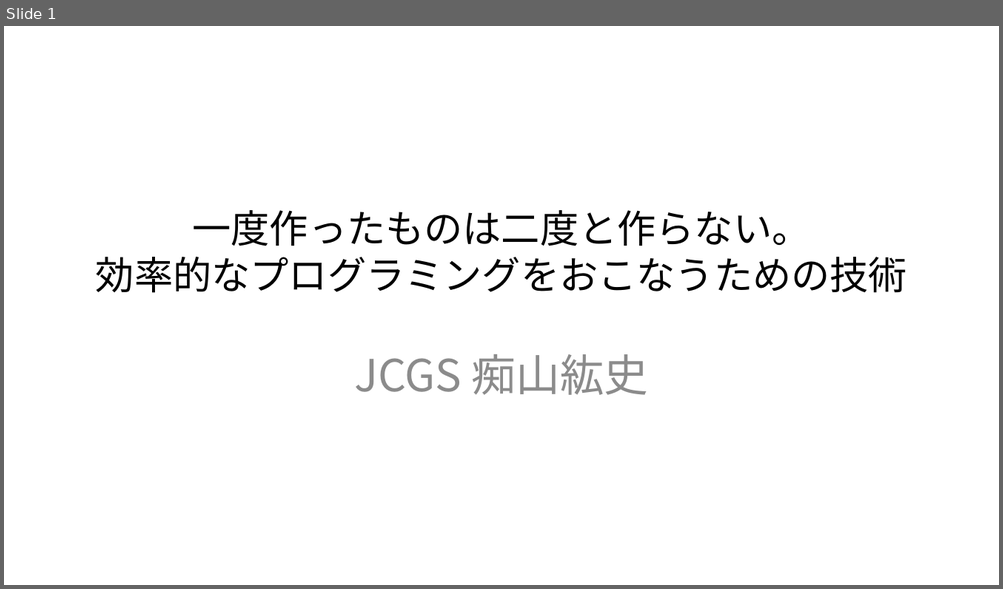
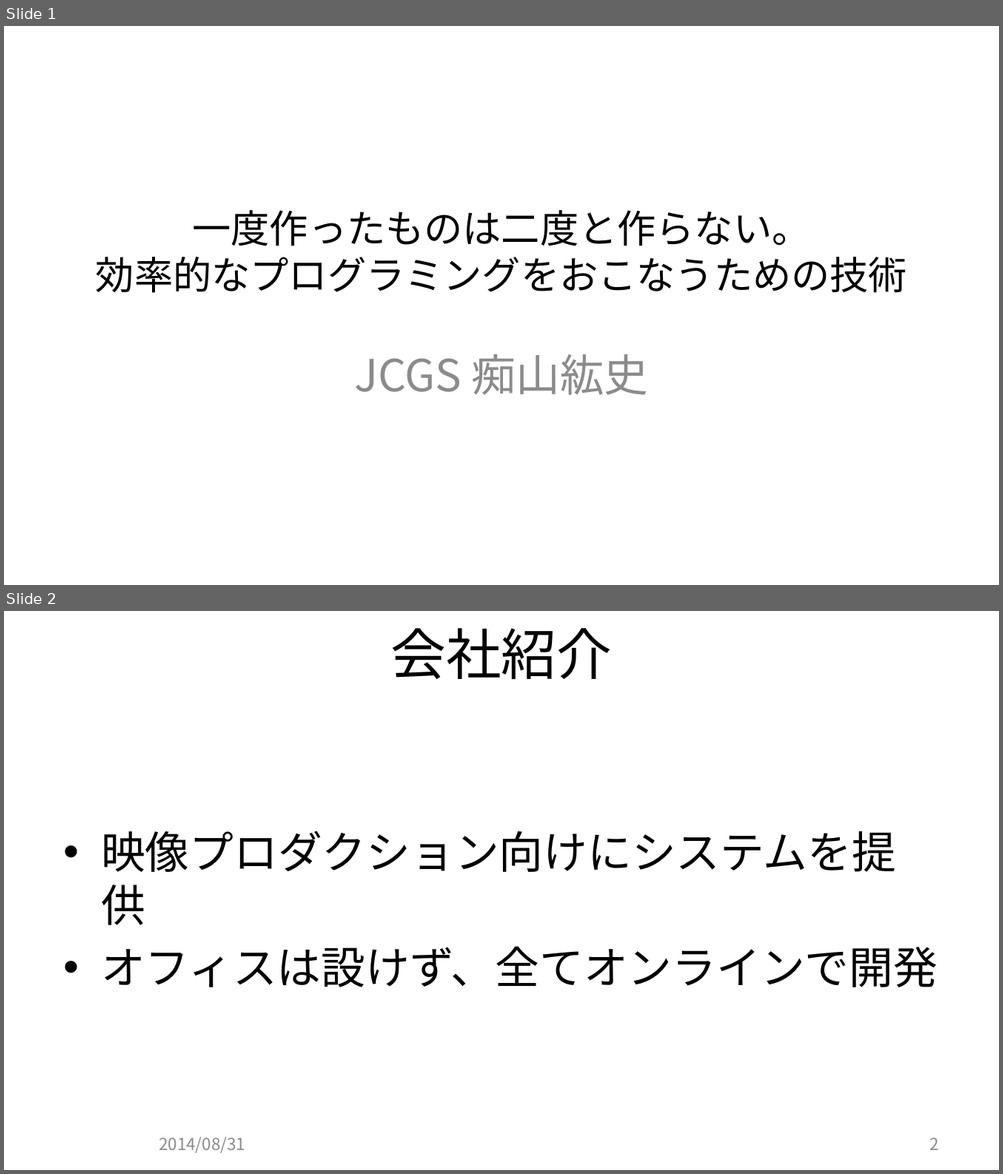
Before and after one commit to JCGS/CEDEC2014, a slide deck: chiyama/2014cedec_chiyama.pptx. Shown one above the other, each under a label of ours: slide 1 before the commit, slides 1 and 2 after it. The pictures are 1003x589 and 1003x1174 pixels, drawn with LibreOffice and Linux fonts; fonts in the diff are those of the drawing; background and template pictures are left out. Boxes give left, top, right and bottom in pixels: in the first picture for what was removed or moved away, otherwise in the second. Text is boxed around its words. In the diff, an @@ line names an element or a change of style, - is before the commit and + after.

```diff
--- a/chiyama/2014cedec_chiyama.pptx
+++ b/chiyama/2014cedec_chiyama.pptx
@@ slide 2 added at (x1=4, y1=611, x2=999, y2=1170), background picture (left out) @@
@@ title added at (x1=391, y1=628, x2=612, y2=679), 40 pt, text #000000 @@
+会社紹介
@@ text added at (x1=101, y1=831, x2=937, y2=988), 32 pt, text #000000 @@
+• 映像プロダクション向けにシステムを提供
+• オフィスは設けず、全てオンラインで開発
@@ text added at (x1=159, y1=1137, x2=245, y2=1153), 12 pt, text #8C8C8C @@
+2014/08/31
@@ page number added at (x1=930, y1=1138, x2=939, y2=1150), 12 pt, text #898989 @@
+2
```
Also in this commit, not shown: 17 slides changed, 12 other slides added, 1 slide removed, 7 other files.
